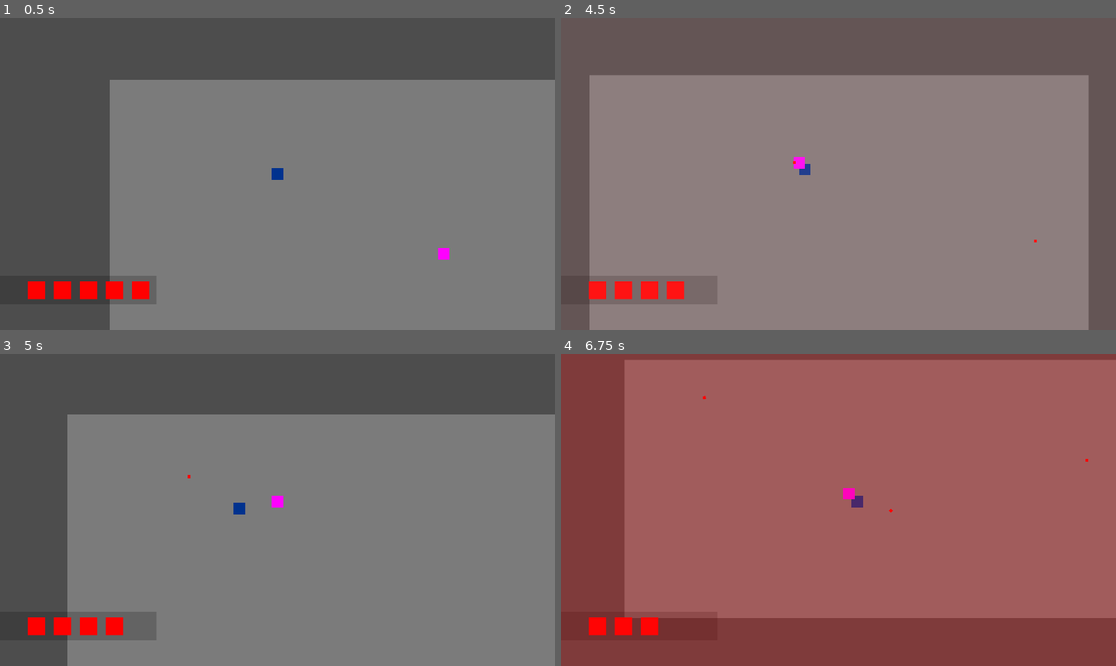
Above: before the commit, frames 1-4 (two rows, left to right).
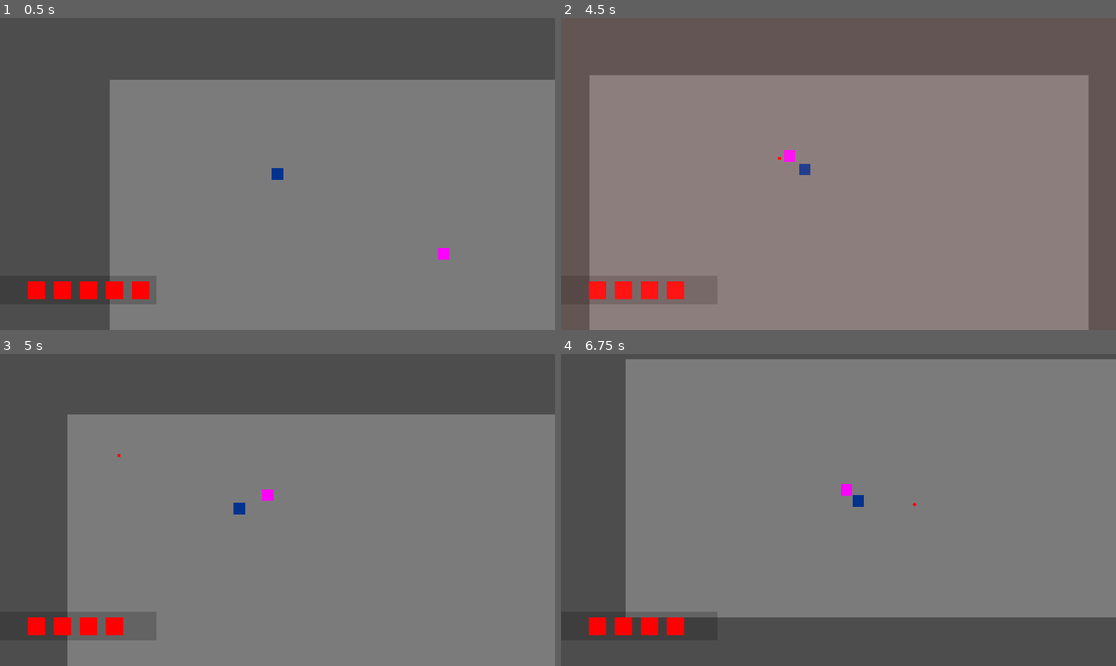
Above: after the commit, the same moments.

Repository: Lukko-Digital/WellesleyGameJam2024
Game: Godot game, scene res://src/main.tscn
The game is run twice, just before and just after one commit, with the same random seed, the same clock (stepped at 60 frames per second) and the same inputs.
Inputs (mouse positions are in pixels of both pictures, inside the frame that each line leads up to):
- Up to frame 1 (0.5 s): no input
- Up to frame 2 (4.5 s): move the mouse to (960, 158) at 0.52 s; press the mouse at (960, 158) at 0.53 s; hold D (right) 0.53-1.28 s; move the mouse to (727, 189) at 1.27 s; release the mouse at (727, 189) at 1.28 s; hold S (down) 1.28-2.03 s; click (727, 189) at 1.35 s; move the mouse to (894, 105) at 2.02 s; press the mouse at (894, 105) at 2.03 s; hold D (right) 2.03-2.78 s; move the mouse to (810, 236) at 2.77 s; release the mouse at (810, 236) at 2.78 s; hold W (up) 2.78-3.53 s; click (810, 236) at 2.85 s; move the mouse to (1005, 220) at 3.52 s; press the mouse at (1005, 220) at 3.53 s; hold A (left) from 3.53 s (still down); move the mouse to (672, 127) at 4.27 s; release the mouse at (672, 127) at 4.28 s; click (672, 127) at 4.35 s
- Up to frame 3 (5 s): keep holding A (left)
- Up to frame 4 (6.75 s): move the mouse to (866, 510) at 5.02 s; release A (left) at 5.03 s; press the mouse at (866, 510) at 5.03 s; hold S (down) 5.03-5.78 s; move the mouse to (755, 432) at 5.77 s; release the mouse at (755, 432) at 5.78 s; hold D (right) 5.78-6.53 s; click (755, 432) at 5.85 s; move the mouse to (960, 494) at 6.52 s; press the mouse at (960, 494) at 6.53 s; hold W (up) from 6.53 s (still down)

Frame 1 is identical in both runs. In frame 2, 0.2% of the frame differs, in the area x 39-86%, y 42-72%; in frame 3, 0.2%; in frame 4, 99%, in the area x 0-100%, y 0-100%.

Commit message:
tweak bullet speeds

Diff:
--- a/src/player/player.gd
+++ b/src/player/player.gd
@@ -4,7 +4,7 @@
 const MAX_HEALTH = 5
 const SPEED = 300.0
 const BULLET = {
-	SPEED = 600,
+	SPEED = 1000,
 	FIELD_TIME = 8
 }
 
